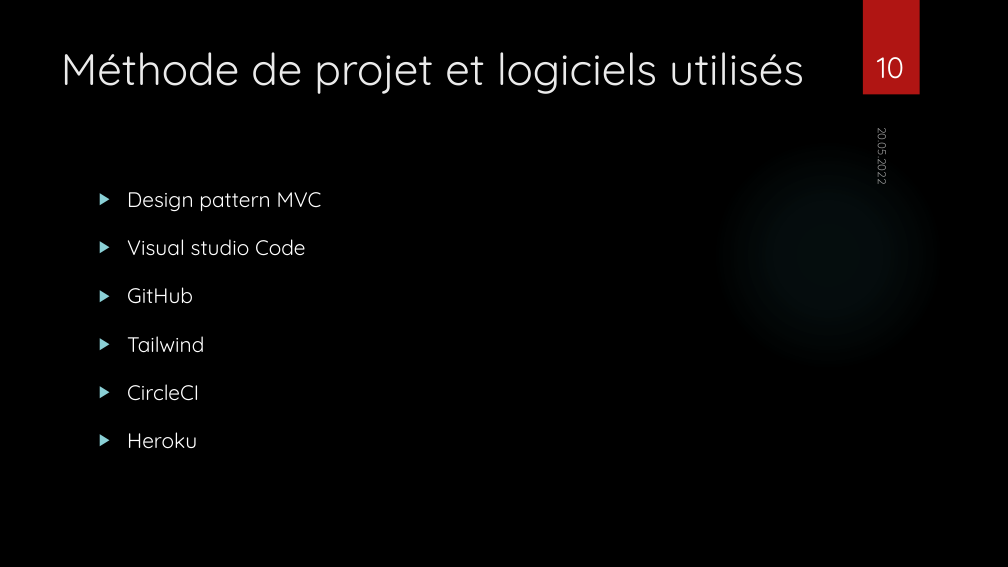
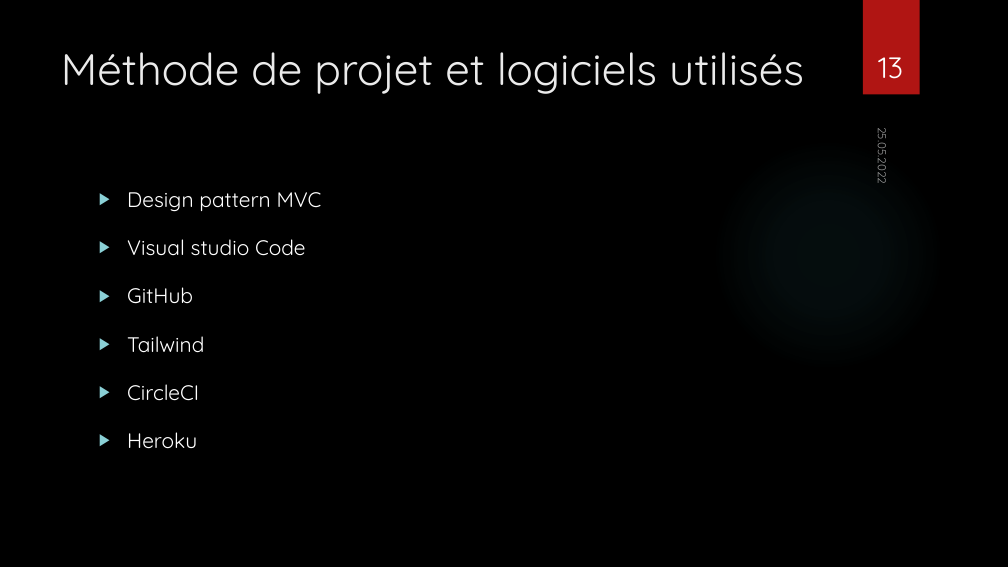
Before and after one commit to dam277/P_Web_2, a slide deck: slide 13 of 01-Documents/PowerPoint/P-P_Web_2-AurélienDamienThomas-Présentation.pptx (slide 10 before the commit). Drawn at 1008x567 pixels with LibreOffice and Linux fonts; fonts in the diff are those of the drawing; background and template pictures are left out. Boxes give left, top, right and bottom in pixels: in the first picture for what was removed or moved away, otherwise in the second. Text is boxed around its words. In the diff, an @@ line names an element or a change of style, - is before the commit and + after.

```diff
--- a/01-Documents/PowerPoint/P-P_Web_2-AurélienDamienThomas-Présentation.pptx
+++ b/01-Documents/PowerPoint/P-P_Web_2-AurélienDamienThomas-Présentation.pptx
@@ page number at <box>878,57,903,79</box>: text changed @@
-10
+13
@@ text at <box>874,132,891,183</box>: text changed @@
-20.05.2022
+25.05.2022
```
Also in this commit, not shown: 16 other slides changed, 3 slides added.
